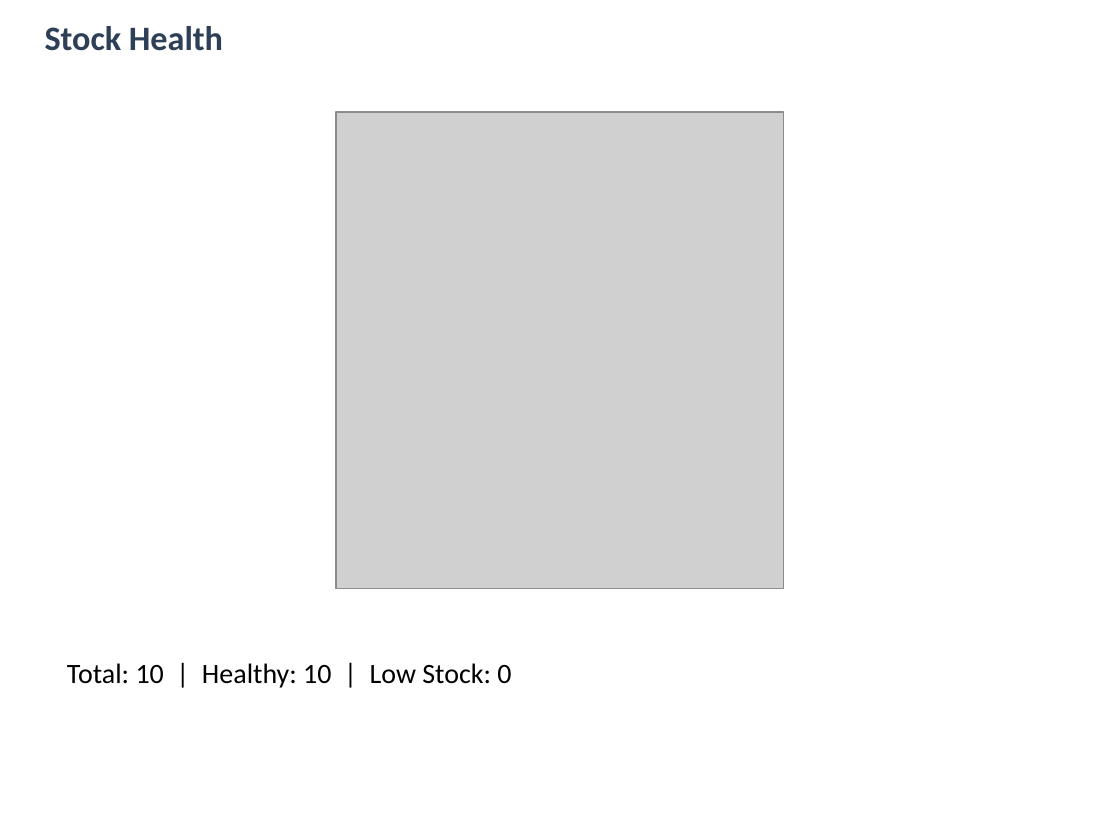
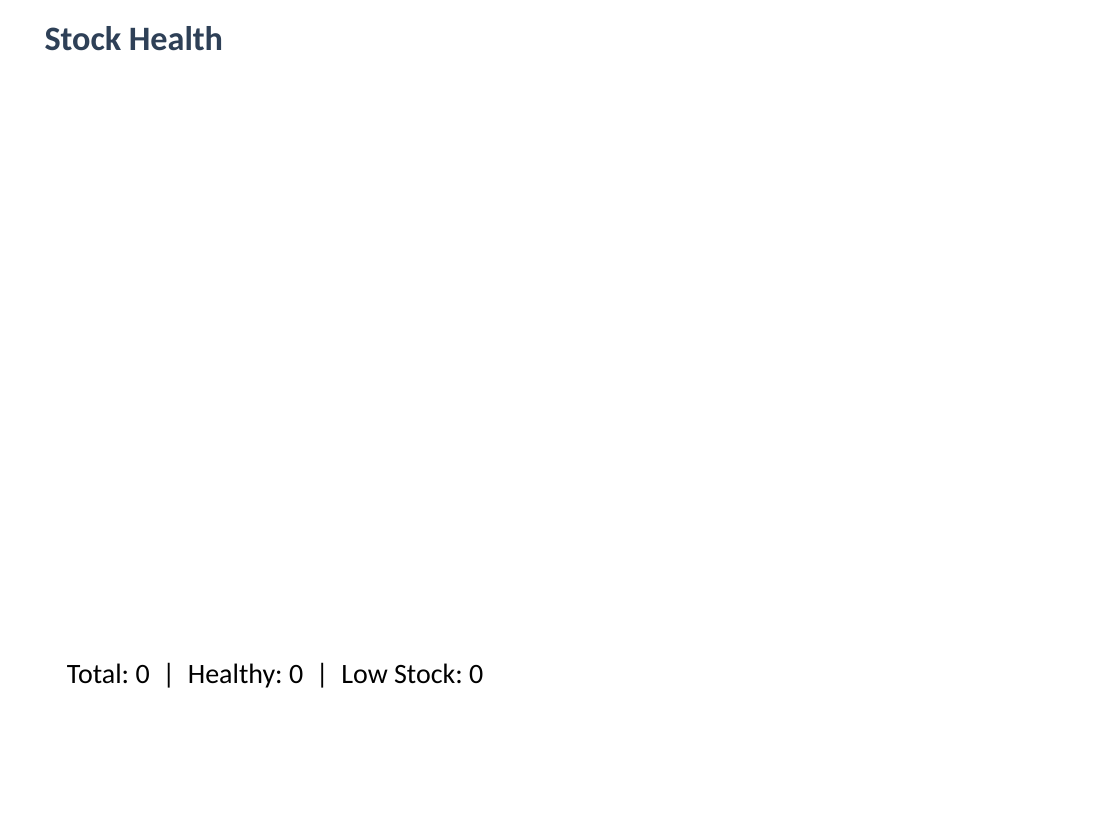
Before and after one commit to lokesh2005-gif/Kirana-ops-agent, a slide deck: slide 4 of artifacts/reports/sales_report_2026-09-01_2026-09-30.pptx. Drawn at 1120x840 pixels with LibreOffice and Linux fonts; fonts in the diff are those of the drawing; grey boxes stand for pictures. Boxes give left, top, right and bottom in pixels: in the first picture for what was removed or moved away, otherwise in the second. Text is boxed around its words. In the diff, an @@ line names an element or a change of style, - is before the commit and + after.

```diff
--- a/artifacts/reports/sales_report_2026-09-01_2026-09-30.pptx
+++ b/artifacts/reports/sales_report_2026-09-01_2026-09-30.pptx
@@ picture removed at box(336, 112, 784, 588) @@
@@ text at box(67, 663, 483, 688): text changed @@
-Total: 10 | Healthy: 10 | Low Stock: 0
+Total: 0 | Healthy: 0 | Low Stock: 0
```
Also in this commit, not shown: 5 other files.
